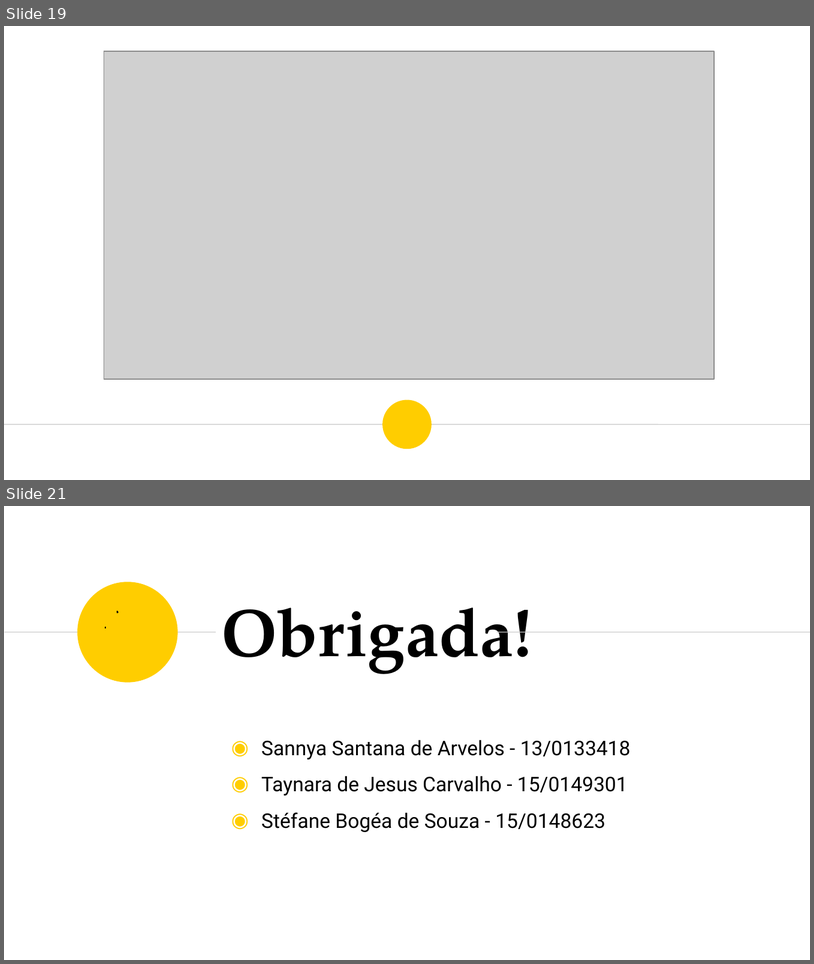
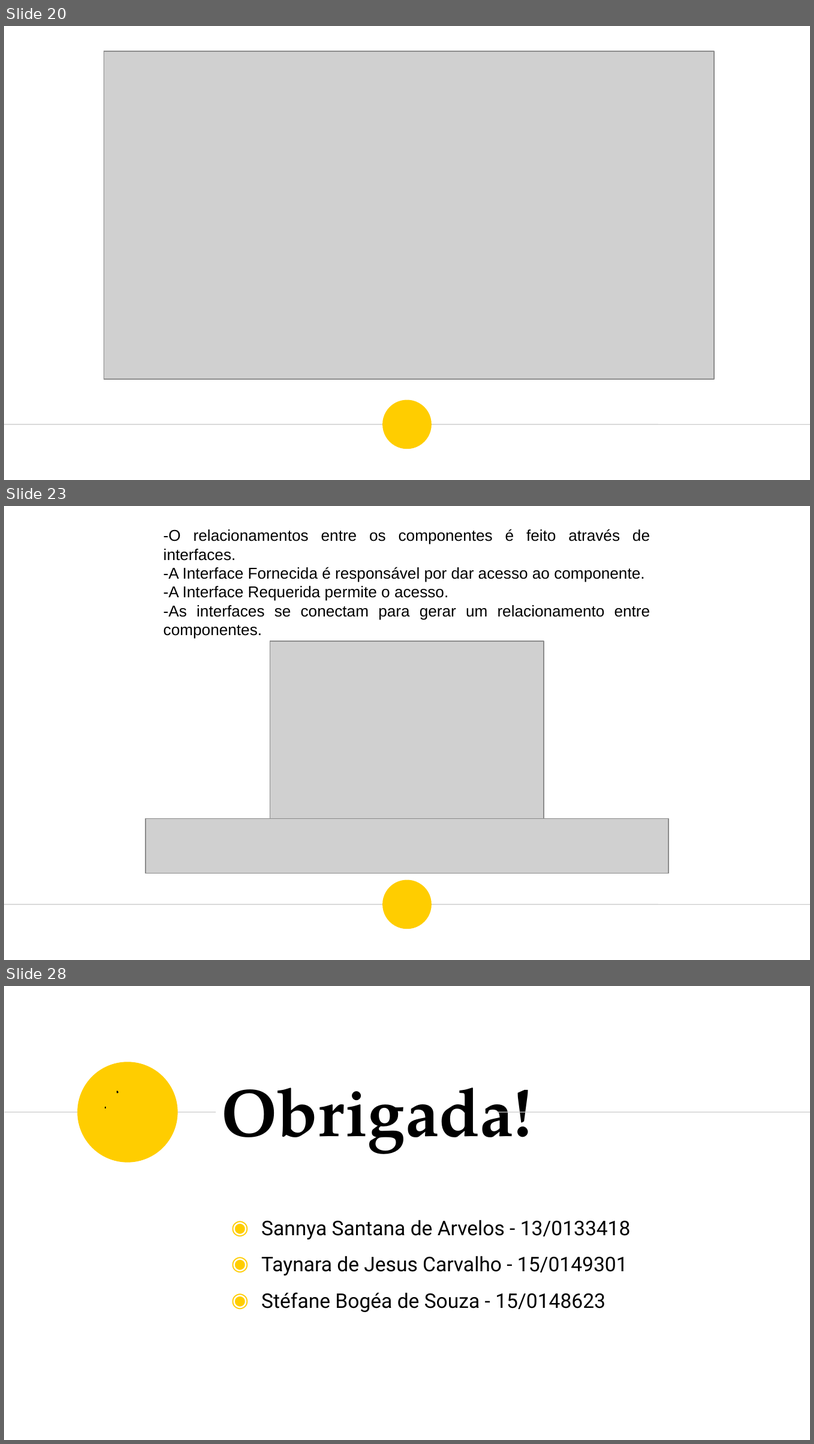
Before and after one commit to fga-eps-mds/A-Disciplina-MDS-EPS, a slide deck: MDS_Material/Diagrama_Componentes/Diagrama de Componentes - Apresentacao.odp. Shown one above the other, each under a label of ours: slides 19 and 21 before the commit, slides 20, 23 and 28 after it; the slides between them are not shown. The pictures are 814x964 and 814x1444 pixels, drawn with LibreOffice and Linux fonts; fonts in the diff are those of the drawing; grey boxes stand for pictures. Boxes give left, top, right and bottom in pixels: in the first picture for what was removed or moved away, otherwise in the second. Text is boxed around its words. In the diff, an @@ line names an element or a change of style, - is before the commit and + after.

```diff
--- a/MDS_Material/Diagrama_Componentes/Diagrama de Componentes - Apresentacao.odp
+++ b/MDS_Material/Diagrama_Componentes/Diagrama de Componentes - Apresentacao.odp
@@ slide 23 added at [4,506,810,960], background #FFFFFF; not listed: 2 template elements that a slide beside it also shows @@
@@ text added at [164,529,651,639], 14 pt, text #000000 @@
+-O relacionamentos entre os componentes é feito através de interfaces.
+-A Interface Fornecida é responsável por dar acesso ao componente.
+-A Interface Requerida permite o acesso.
+-As interfaces se conectam para gerar um relacionamento entre componentes.
@@ picture added at [270,640,544,818] @@
@@ picture added at [146,818,669,873] @@
@@ what was slide 19 is now slide 20 @@
@@ what was slide 21 is now slide 28 @@
```
Also in this commit, not shown: 1 slide changed, 6 other slides added.
